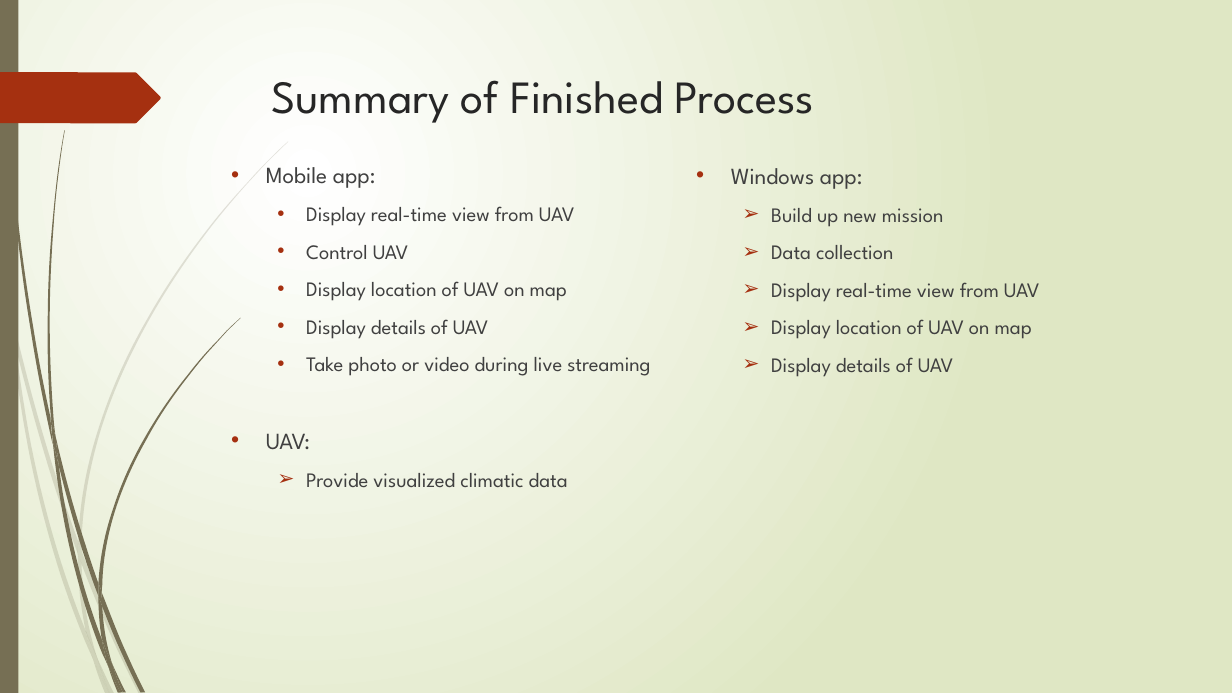
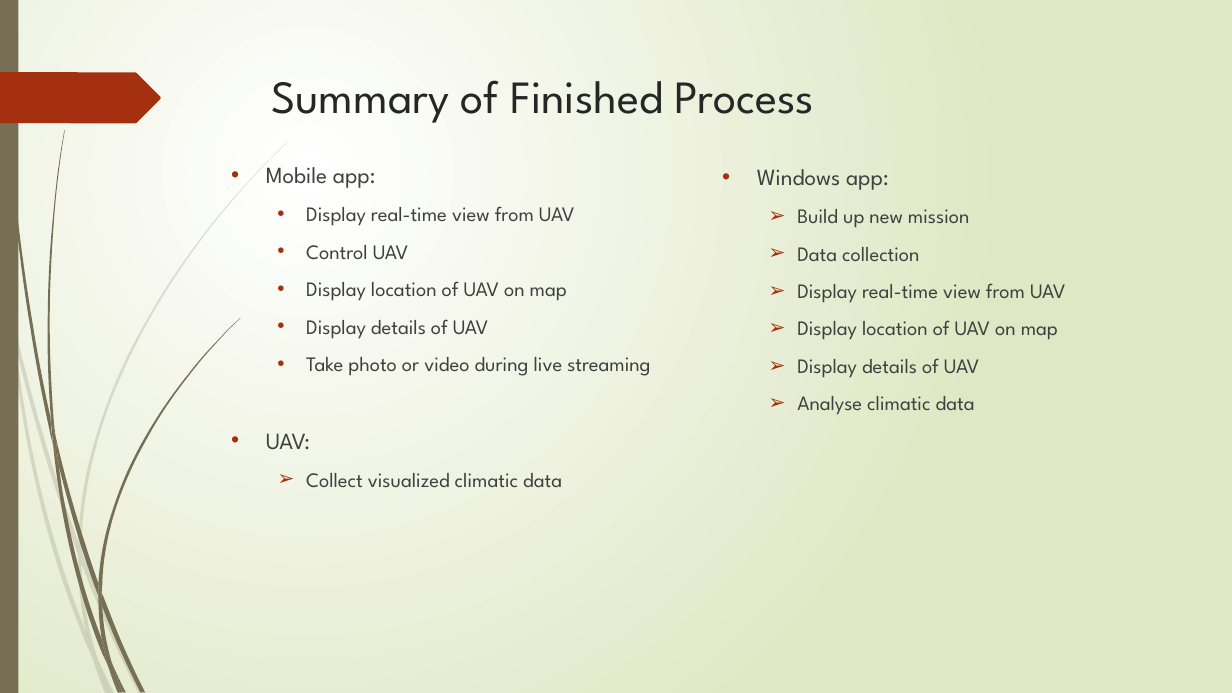
Before and after one commit to Ethan7102/FYP, a slide deck: slide 17 of FYP_document/Interim Report/Interim Report.pptx. Drawn at 1232x693 pixels with LibreOffice and Linux fonts; fonts in the diff are those of the drawing. Boxes give left, top, right and bottom in pixels: in the first picture for what was removed or moved away, otherwise in the second. Text is boxed around its words. In the diff, an @@ line names an element or a change of style, - is before the commit and + after.

```diff
--- a/FYP_document/Interim Report/Interim Report.pptx
+++ b/FYP_document/Interim Report/Interim Report.pptx
@@ text "Windows app:": place and size @@
-text "Windows app:" at (731,168,1040,377)
+text "Windows app:" at (757,169,1066,415)
@@ text at (797,396,975,415): paragraph added @@
+  ➢ Analyse climatic data
@@ text at (306,473,562,487): text changed @@
-  ➢ Provide visualized climatic data
+  ➢ Collect visualized climatic data
```
Also in this commit, not shown: 8 other slides changed, 2 other files.
